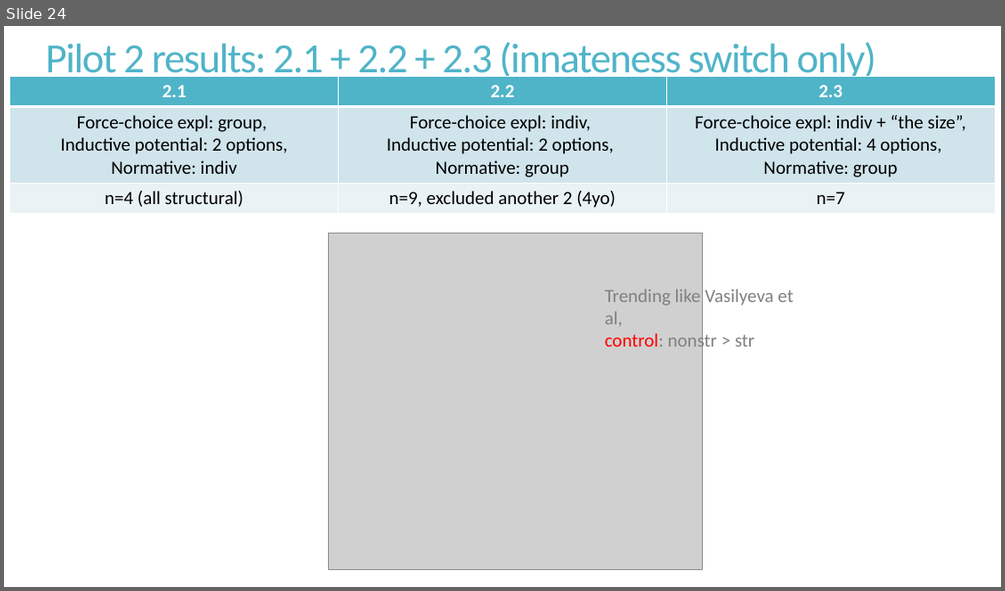
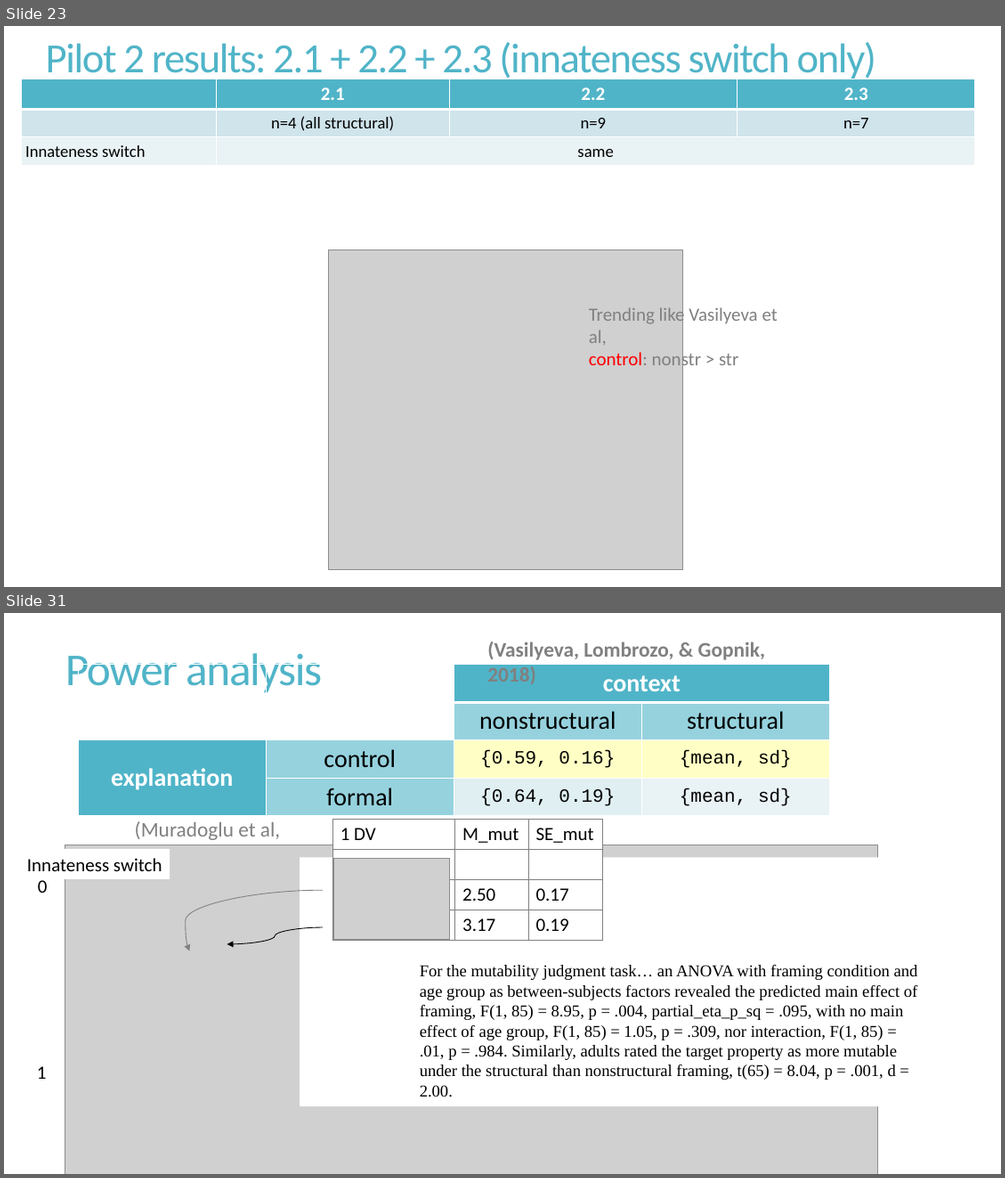
Before and after one commit to mariannazhang/structuralblocking, a slide deck: manuscript/FYP_pilot_2_3.24.19.pptx. Shown one above the other, each under a label of ours: slide 24 before the commit, slides 23 and 31 after it; the slides between them are not shown. The pictures are 1005x591 and 1005x1178 pixels, drawn with LibreOffice and Linux fonts; fonts in the diff are those of the drawing; grey boxes stand for pictures. Boxes give left, top, right and bottom in pixels: in the first picture for what was removed or moved away, otherwise in the second. Text is boxed around its words. In the diff, an @@ line names an element or a change of style, - is before the commit and + after.

Commit message:
analysis for pilot 2.1-2.3, power analysis for final data collection

```diff
--- a/manuscript/FYP_pilot_2_3.24.19.pptx
+++ b/manuscript/FYP_pilot_2_3.24.19.pptx
@@ slide 31 added at <box>4,613,1001,1174</box>, background #FFFFFF @@
@@ title added at <box>65,653,322,693</box>, 44 pt, text #50B4C8 @@
+Power analysis
@@ table added at <box>78,664,829,813</box>, 4 rows, 4 columns @@
+ |  | context | 
+ |  | nonstructural | structural
+explanation | control | {0.59, 0.16} | {mean, sd}
+ | formal | {0.64, 0.19} | {mean, sd}
@@ text added at <box>487,641,765,684</box>, 20 pt, text #808080, bold @@
+(Vasilyeva, Lombrozo, & Gopnik, 2018)
@@ text added at <box>135,821,280,867</box>, 20 pt, text #808080 @@
+(Muradoglu et al, 2019)
@@ table added at <box>333,819,603,1079</box>, 4 rows, 3 columns @@
+1 DV | M_mut | SE_mut
+ |  | 
+nonstructural | 2.50 | 0.17
+structural | 3.17 | 0.19
@@ rectangle added at <box>20,849,170,878</box>, fill #FFFFFF, 18 pt, text #000000 @@
+Innateness switch
@@ picture added at <box>65,844,877,1174</box> @@
@@ rectangle added at <box>299,858,927,1107</box>, fill #FFFFFF, 16 pt, text #000000 @@
+For the mutability judgment task… an ANOVA with framing condition and age group as between-subjects factors revealed the predicted main effect of framing, F(1, 85) = 8.95, p = .004, partial_eta_p_sq = .095, with no main effect of age group, F(1, 85) = 1.05, p = .309, nor interaction, F(1, 85) = .01, p = .984. Similarly, adults rated the target property as more mutable under the structural than nonstructural framing, t(65) = 8.04, p = .001, d = 2.00.
@@ picture added at <box>334,859,450,939</box> @@
@@ text added at <box>38,880,48,892</box>, 18 pt, text #000000 @@
+0
@@ curved arrow added from (323, 890) to (189, 951), #808080 0.75 pt @@
@@ curved arrow added from (323, 927) to (226, 944), #000000 0.75 pt @@
@@ text added at <box>37,1066,47,1078</box>, 18 pt, text #000000 @@
+1
@@ what was slide 24 is now slide 23 @@
@@ slide 23 changed as well @@
@@ table at <box>21,79,975,166</box> @@
-column 1: 2.1 | Force-choice expl: group, Inductive potential: 2 options, Normative: indiv | n=4 (all structural)
-column 2: 2.2 | Force-choice expl: indiv, Inductive potential: 2 options, Normative: group | n=9, excluded another 2 (4yo)
-column 3: 2.3 | Force-choice expl: indiv + “the size”, Inductive potential: 4 options, Normative: group | n=7
+column 1:  |  | Innateness switch
+column 2: 2.1 | n=4 (all structural) | same
+column 3: 2.2 | n=9 | 
+column 4: 2.3 | n=7 | 
@@ table: place and size @@
-table at <box>10,77,995,212</box>
+table at <box>21,79,975,166</box>
@@ picture: place and size @@
-picture at <box>328,232,702,569</box>
+picture at <box>328,250,682,569</box>
@@ text "Trending like Vasilyeva et al, ...": place and size @@
-text "Trending like Vasilyeva et al, ..." at <box>605,289,793,353</box>
+text "Trending like Vasilyeva et al, ..." at <box>589,305,777,371</box>
```
Also in this commit, not shown: 10 other slides changed, 11 other slides added, 2 slides removed, 30 other files.
